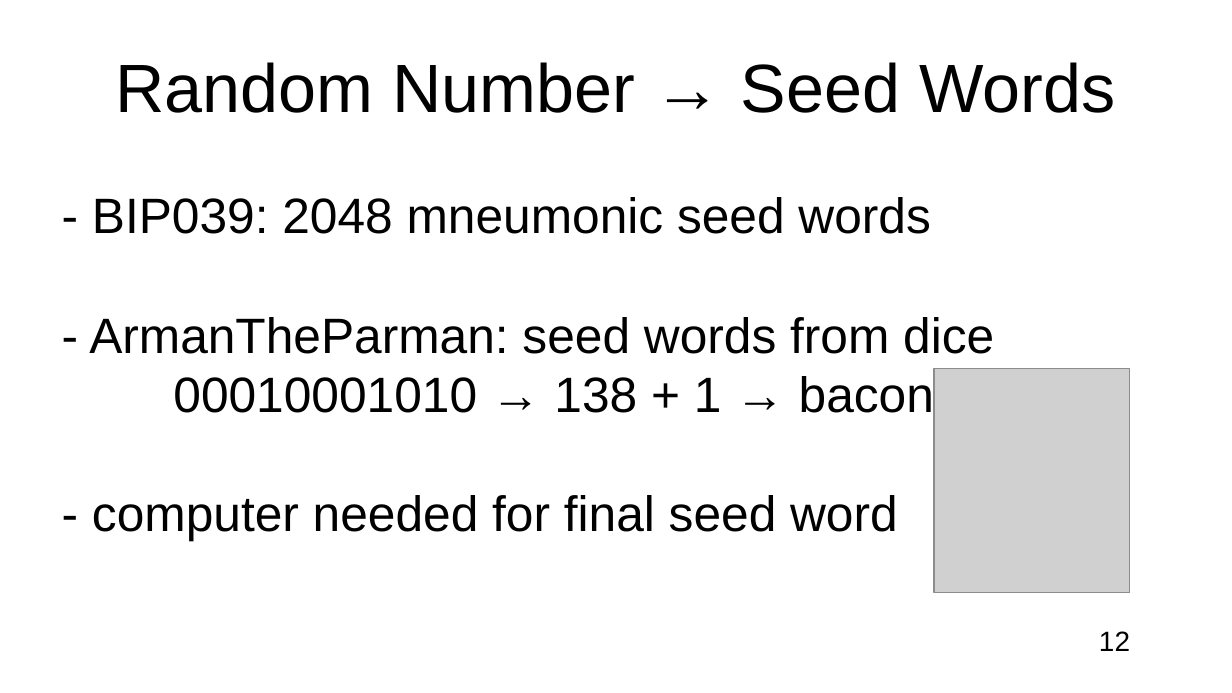
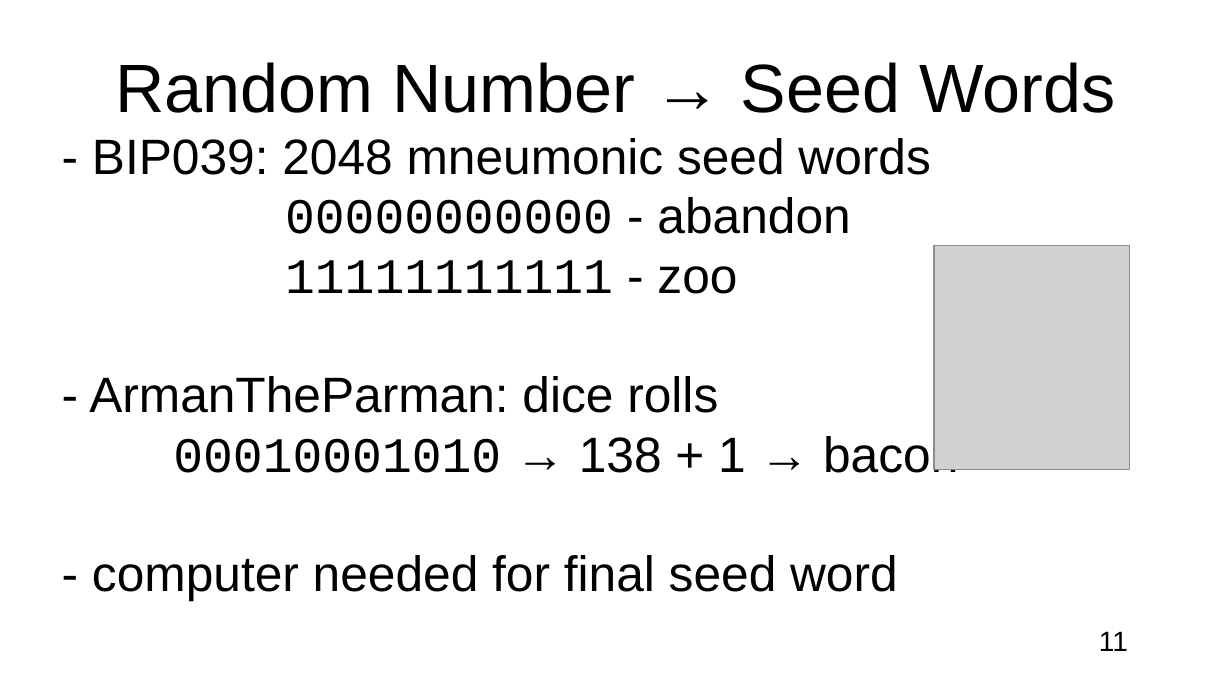
Before and after one commit to RaskaRuby/createSeedWords, a slide deck: slide 11 of slideShow.odp (slide 12 before the commit). Drawn at 1232x693 pixels with LibreOffice and Linux fonts; fonts in the diff are those of the drawing; grey boxes stand for pictures. Boxes give left, top, right and bottom in pixels: in the first picture for what was removed or moved away, otherwise in the second. Text is boxed around its words. In the diff, an @@ line names an element or a change of style, - is before the commit and + after.

```diff
--- a/slideShow.odp
+++ b/slideShow.odp
@@ text "- BIP039: 2048 mneumonic seed ...": place and size @@
-text "- BIP039: 2048 mneumonic seed ..." at (89, 197, 994, 541)
+text "- BIP039: 2048 mneumonic seed ..." at (89, 138, 958, 601)
@@ text at (89, 197, 850, 413): text changed @@
-- ArmanTheParman: seed words from dice
+00000000000 - abandon
+11111111111 - zoo
+- ArmanTheParman: dice rolls
@@ picture: place and size @@
-picture at (935, 369, 1130, 593)
+picture at (935, 246, 1130, 470)
@@ text at (173, 432, 958, 473): font Arial to Courier New in "00010001010" @@
@@ page number at (1099, 631, 1128, 651): text changed @@
-12
+11
```
Also in this commit, not shown: 10 other slides changed.
